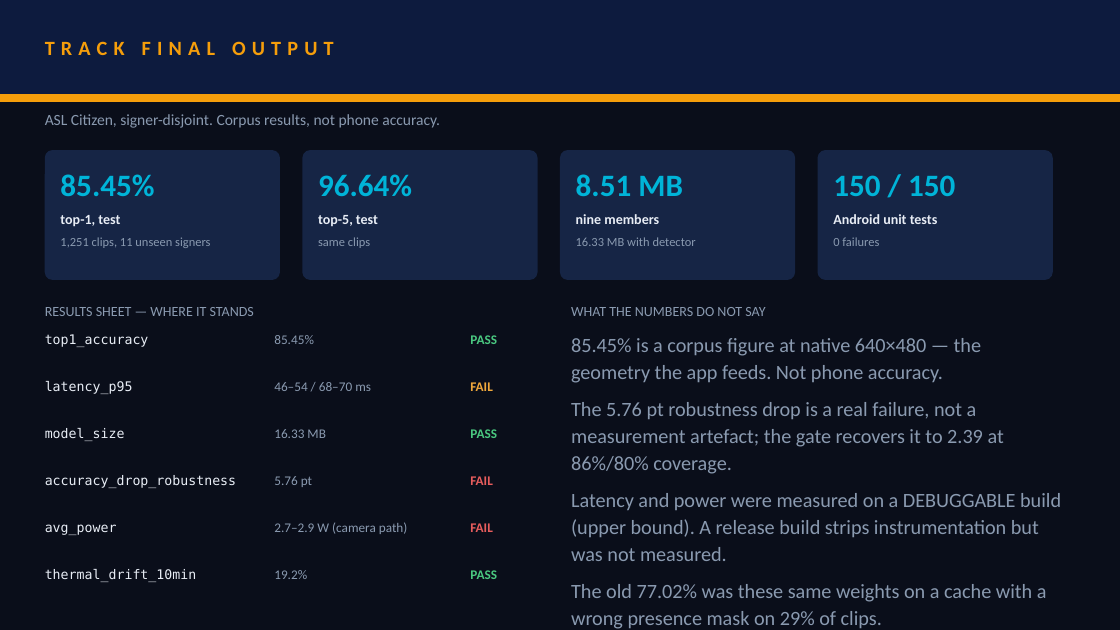
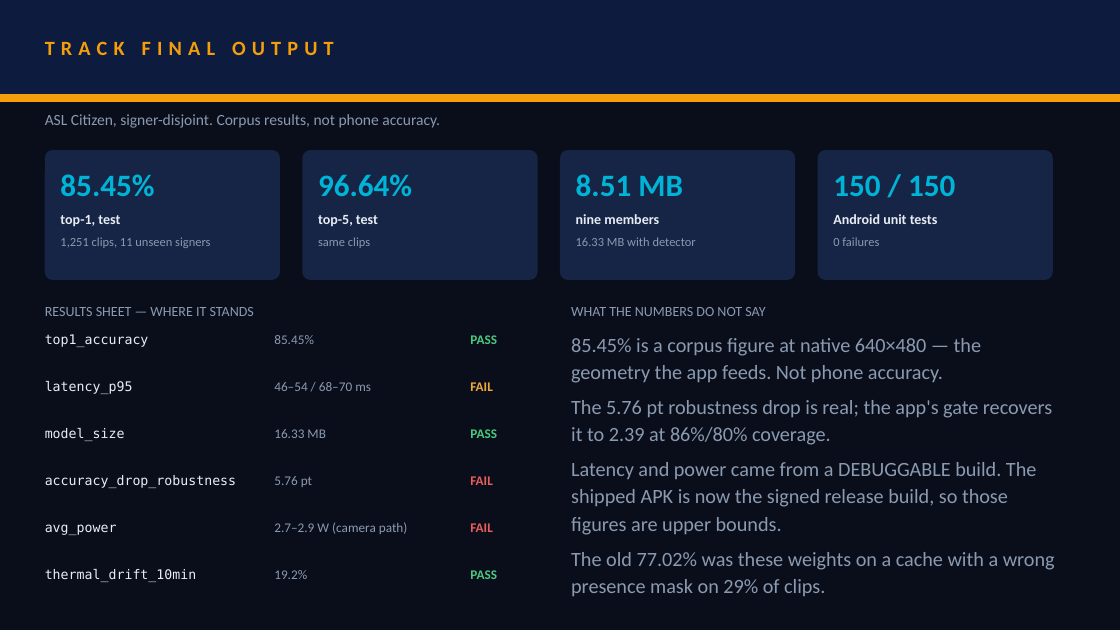
Before and after one commit to dev25bansal-ops/EchoGesture, a slide deck: slide 5 of submission/FINAL_DELIVERY/CollegeName_TeamName.pptx. Drawn at 1120x630 pixels with LibreOffice and Linux fonts; fonts in the diff are those of the drawing. Boxes give left, top, right and bottom in pixels: in the first picture for what was removed or moved away, otherwise in the second. Text is boxed around its words. In the diff, an @@ line names an element or a change of style, - is before the commit and + after.

Commit message:
apk: ship a signed release build (build config + docs; binary via release asset)
Every latency, power and thermal figure in this repo was measured on a
DEBUGGABLE APK. Debug instrumentation is overhead the shipped artifact need
not carry, and p95 latency is the one scored criterion sitting just over
budget — so build and ship the release variant instead.

Config: release signing is opt-in through environment variables
(ECHOGESTURE_KEYSTORE et al), so no key material or password enters the
repository. With the variable unset, assembleRelease stays unsigned exactly
as before.

Built and verified: signed, android:debuggable absent, 80,815,032 B vs
82,894,510 debug. Same 10 model assets; the APK's own
landmark_model_meta.json still reads ensemble_test_top1 0.8545. Release
variant unit tests 150/150 pass, so the build type does not change
behaviour.

NOT claimed: no latency was re-measured on the release build. The existing
figures are now described as upper bounds, which is what they are, and the
deck says so.

The 80.8 MB binary is published as a GitHub release asset rather than in
this commit: an 80 MB blob repeatedly timed out the HTTPS push (HTTP 408).
submission/apk/EchoGesture-2026-11-22-release.apk.sha256 pins its digest.

```diff
--- a/submission/FINAL_DELIVERY/CollegeName_TeamName.pptx
+++ b/submission/FINAL_DELIVERY/CollegeName_TeamName.pptx
@@ text at <box>571,400,1055,596</box>: text changed @@
-The 5.76 pt robustness drop is a real failure, not a measurement artefact; the gate recovers it to 2.39 at 86%/80% coverage.
-Latency and power were measured on a DEBUGGABLE build (upper bound). A release build strips instrumentation but was not measured.
-The old 77.02% was these same weights on a cache with a wrong presence mask on 29% of clips.
+The 5.76 pt robustness drop is real; the app's gate recovers it to 2.39 at 86%/80% coverage.
+Latency and power came from a DEBUGGABLE build. The shipped APK is now the signed release build, so those figures are upper bounds.
+The old 77.02% was these weights on a cache with a wrong presence mask on 29% of clips.
```
Also in this commit, not shown: 11 other files.
